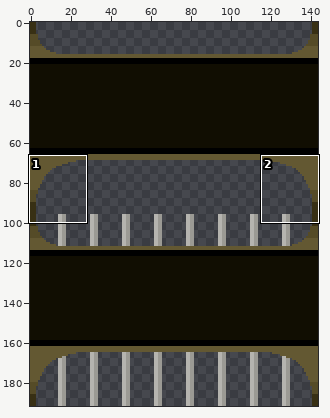
Two states of a sprite sheet, assets/door_h.png. Above, an overview of the earlier version with the close-up marked.
Close-up. Before:
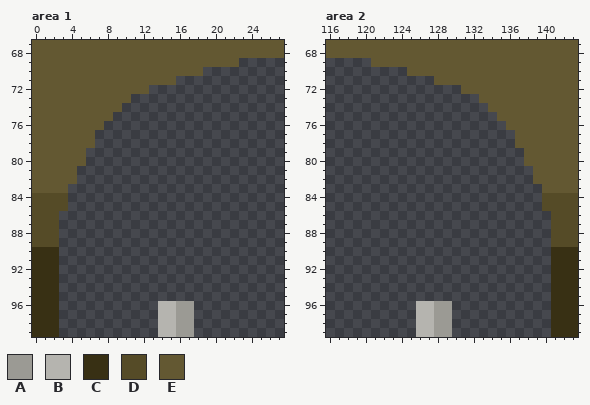
The file is 144x192 pixels. Shown: area 1: x 0..27, y 67..99; area 2: x 116..143, y 67..99.
Palette (. is transparent): A #9b9a94  B #b5b4af  C #383014  D #554b27  E #635832
Pixels before, area 1, first column x 0:
 67 EEEEEEEEEEEEEEEEEEEEEEEEEEEE
 68 EEEEEEEEEEEEEEEEEEEEEEEEEEEE
 69 EEEEEEEEEEEEEEEEEEEEEEE.....
 70 EEEEEEEEEEEEEEEEEEE.........
 71 EEEEEEEEEEEEEEEE............
 72 EEEEEEEEEEEEE...............
 73 EEEEEEEEEEE.................
 74 EEEEEEEEEE..................
 75 EEEEEEEEE...................
 76 EEEEEEEE....................
 77 EEEEEEE.....................
 78 EEEEEEE.....................
 79 EEEEEE......................
 80 EEEEEE......................
 81 EEEEE.......................
 82 EEEEE.......................
 83 EEEE........................
 84 DDDD........................
 85 DDDD........................
 86 DDD.........................
 87 DDD.........................
 88 DDD.........................
 89 DDD.........................
 90 CCC.........................
 91 CCC.........................
 92 CCC.........................
 93 CCC.........................
 94 CCC.........................
 95 CCC.........................
 96 CCC...........BBAA..........
 97 CCC...........BBAA..........
 98 CCC...........BBAA..........
 99 CCC...........BBAA..........
Pixels before, area 2, first column x 116:
 67 EEEEEEEEEEEEEEEEEEEEEEEEEEEE
 68 EEEEEEEEEEEEEEEEEEEEEEEEEEEE
 69 .....EEEEEEEEEEEEEEEEEEEEEEE
 70 .........EEEEEEEEEEEEEEEEEEE
 71 ............EEEEEEEEEEEEEEEE
 72 ...............EEEEEEEEEEEEE
 73 .................EEEEEEEEEEE
 74 ..................EEEEEEEEEE
 75 ...................EEEEEEEEE
 76 ....................EEEEEEEE
 77 .....................EEEEEEE
 78 .....................EEEEEEE
 79 ......................EEEEEE
 80 ......................EEEEEE
 81 .......................EEEEE
 82 .......................EEEEE
 83 ........................EEEE
 84 ........................DDDD
 85 ........................DDDD
 86 .........................DDD
 87 .........................DDD
 88 .........................DDD
 89 .........................DDD
 90 .........................CCC
 91 .........................CCC
 92 .........................CCC
 93 .........................CCC
 94 .........................CCC
 95 .........................CCC
 96 ..........BBAA...........CCC
 97 ..........BBAA...........CCC
 98 ..........BBAA...........CCC
 99 ..........BBAA...........CCC
After:
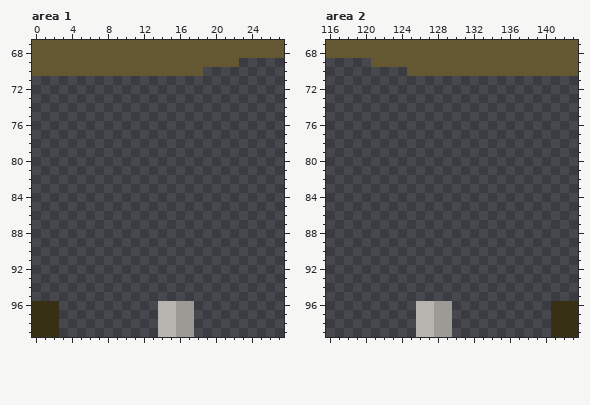
Edits made:
Area 1:
y 71: x 0..15 EEEEEEEEEEEEEEEE -> ................
y 72: x 0..12 EEEEEEEEEEEEE -> .............
y 73: x 0..10 EEEEEEEEEEE -> ...........
y 74: x 0..9 EEEEEEEEEE -> ..........
y 75: x 0..8 EEEEEEEEE -> .........
y 76: x 0..7 EEEEEEEE -> ........
y 77..78: x 0..6 EEEEEEE -> .......
y 79..80: x 0..5 EEEEEE -> ......
y 81..82: x 0..4 EEEEE -> .....
y 83: x 0..3 EEEE -> ....
y 84..85: x 0..3 DDDD -> ....
y 86..89: x 0..2 DDD -> ...
y 90..95: x 0..2 CCC -> ...
Area 2:
y 71: x 128..143 EEEEEEEEEEEEEEEE -> ................
y 72: x 131..143 EEEEEEEEEEEEE -> .............
y 73: x 133..143 EEEEEEEEEEE -> ...........
y 74: x 134..143 EEEEEEEEEE -> ..........
y 75: x 135..143 EEEEEEEEE -> .........
y 76: x 136..143 EEEEEEEE -> ........
y 77..78: x 137..143 EEEEEEE -> .......
y 79..80: x 138..143 EEEEEE -> ......
y 81..82: x 139..143 EEEEE -> .....
y 83: x 140..143 EEEE -> ....
y 84..85: x 140..143 DDDD -> ....
y 86..89: x 141..143 DDD -> ...
y 90..95: x 141..143 CCC -> ...
